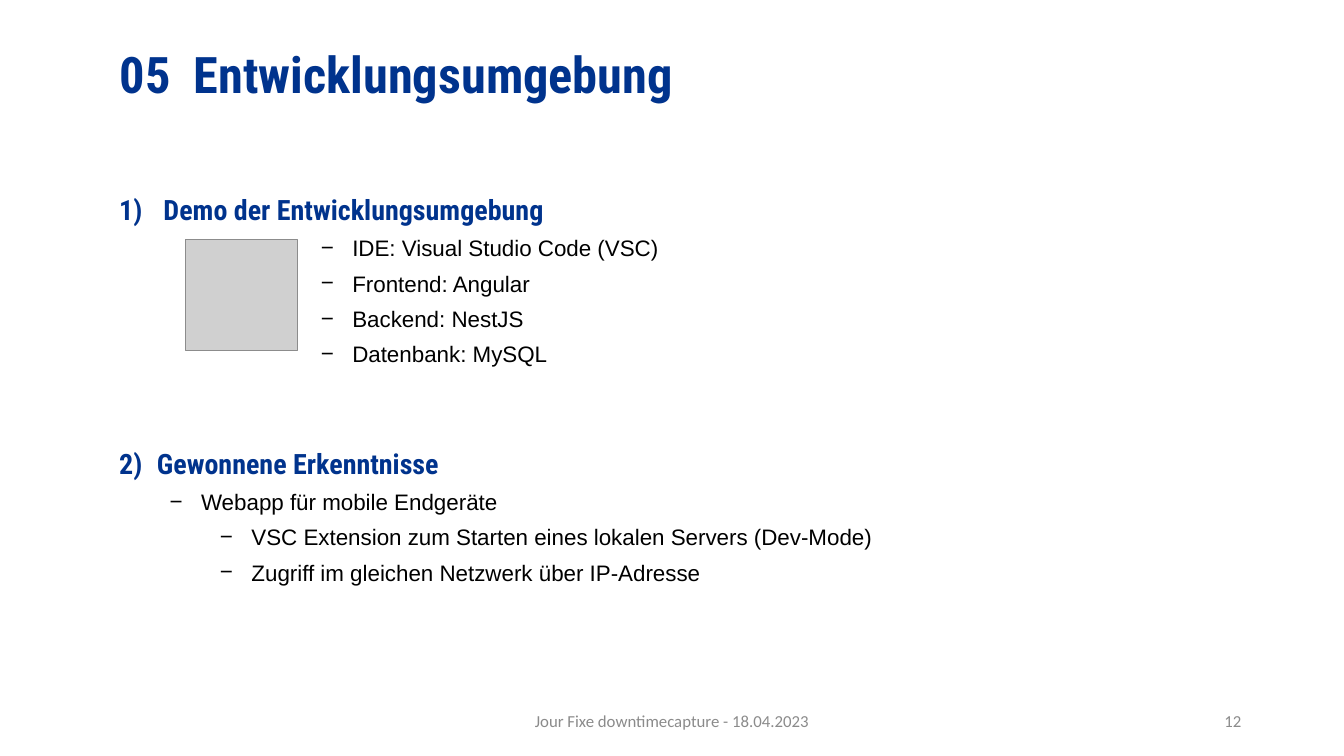
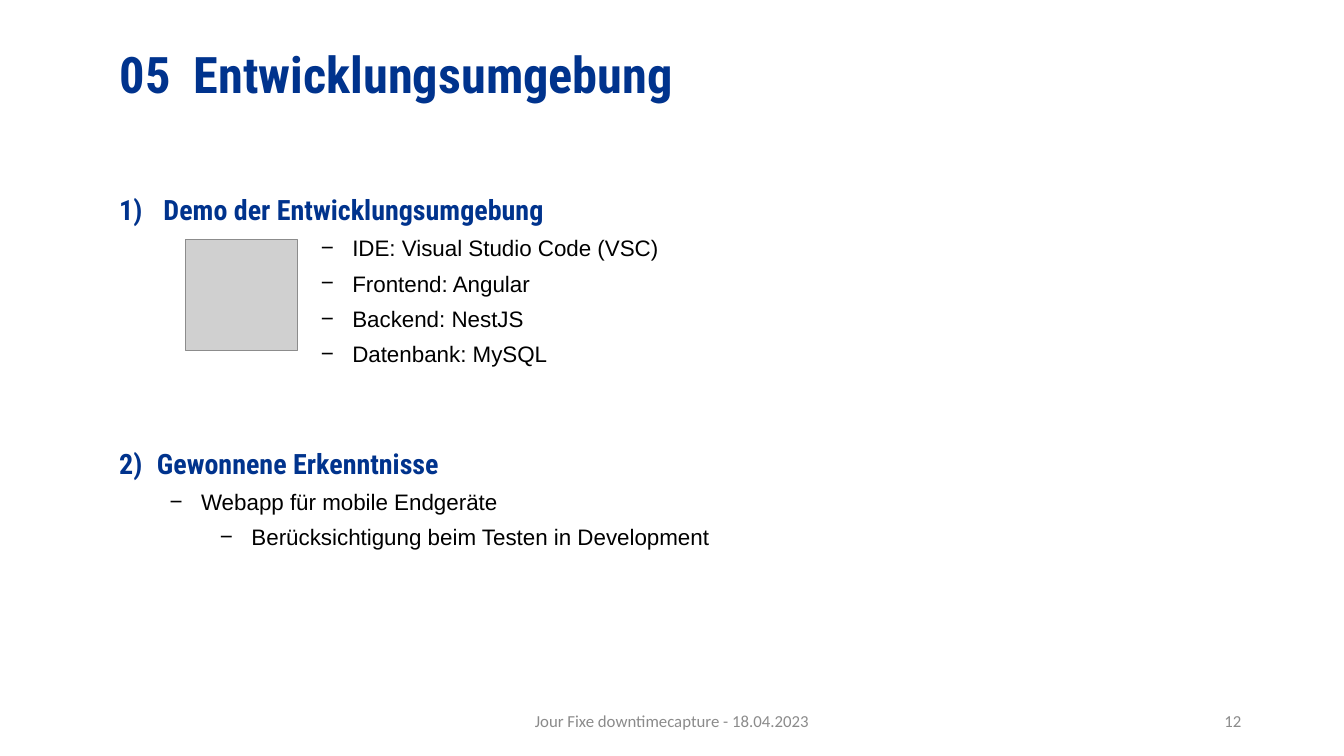
Before and after one commit to haelisa/dtc, a slide deck: slide 12 of project-docs/B_Präsentationen/JF_18.04.23_Präsentation_Ü2.pptx. Drawn at 1344x756 pixels with LibreOffice and Linux fonts; fonts in the diff are those of the drawing; grey boxes stand for pictures; background and template pictures are left out. Boxes give left, top, right and bottom in pixels: in the first picture for what was removed or moved away, otherwise in the second. Text is boxed around its words. In the diff, an @@ line names an element or a change of style, - is before the commit and + after.

```diff
--- a/project-docs/B_Präsentationen/JF_18.04.23_Präsentation_Ü2.pptx
+++ b/project-docs/B_Präsentationen/JF_18.04.23_Präsentation_Ü2.pptx
@@ text at (x1=251, y1=528, x2=709, y2=550): text changed @@
-    − VSC Extension zum Starten eines lokalen Servers (Dev-Mode)
-    − Zugriff im gleichen Netzwerk über IP-Adresse
+    − Berücksichtigung beim Testen in Development
```
Also in this commit, not shown: 1 other slide changed.
